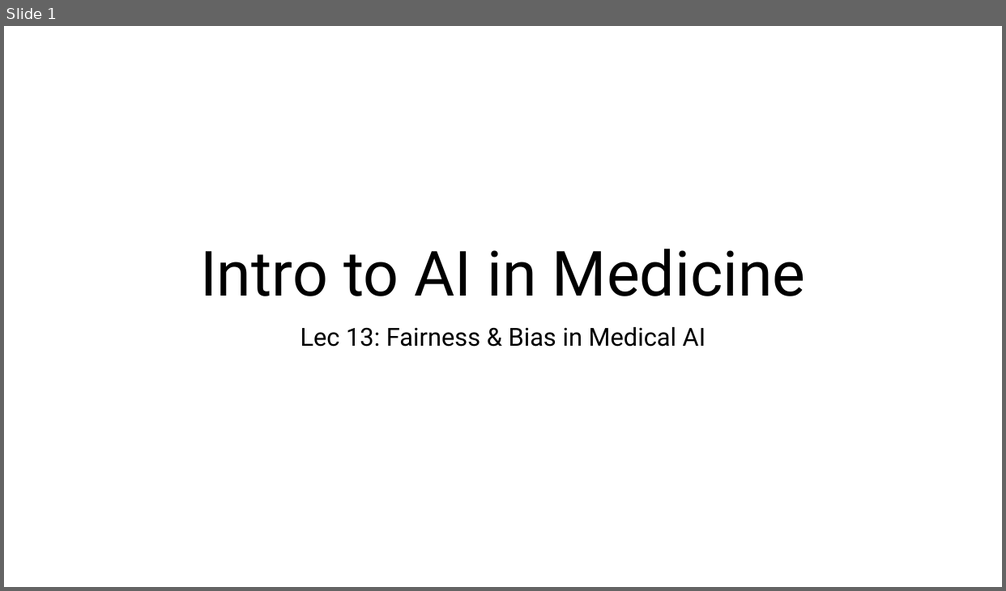
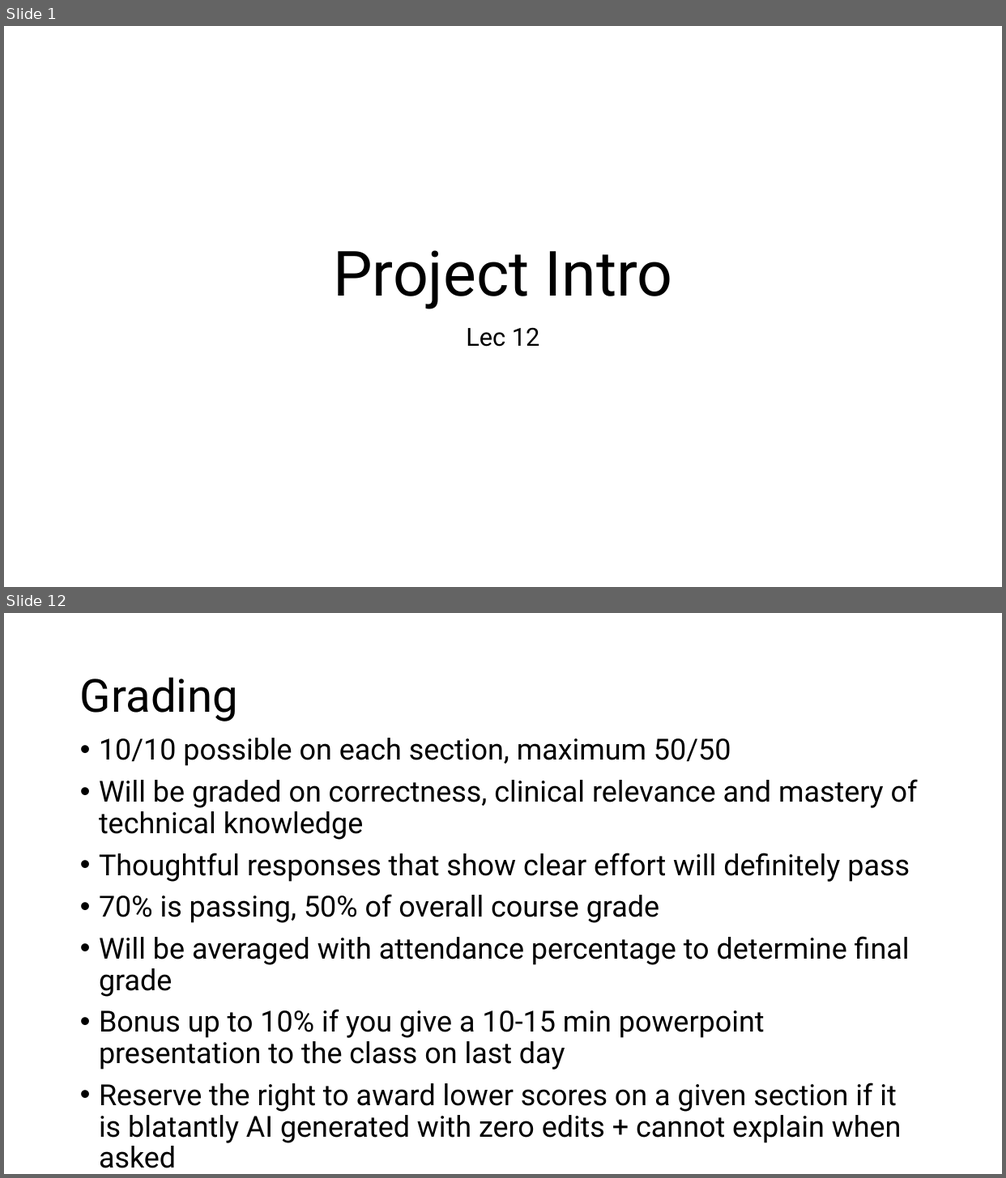
Before and after one commit to slostett/Intro_to_AI_in_Medicine_Course_Materials, a slide deck: Lecture Slides/Lec 13.pptx. Shown one above the other, each under a label of ours: slide 1 before the commit, slides 1 and 12 after it; the slides between them are not shown. The pictures are 1006x591 and 1006x1178 pixels, drawn with LibreOffice and Linux fonts; fonts in the diff are those of the drawing. Boxes give left, top, right and bottom in pixels: in the first picture for what was removed or moved away, otherwise in the second. Text is boxed around its words. In the diff, an @@ line names an element or a change of style, - is before the commit and + after.

```diff
--- a/Lecture Slides/Lec 13.pptx
+++ b/Lecture Slides/Lec 13.pptx
@@ slide 12 added at [4, 613, 1002, 1174], background #FFFFFF @@
@@ title added at [80, 677, 239, 722], 44 pt, text #000000 @@
+Grading
@@ text added at [99, 738, 918, 1144], 28 pt, text #000000 @@
+• 10/10 possible on each section, maximum 50/50
+• Will be graded on correctness, clinical relevance and mastery of technical knowledge
+• Thoughtful responses that show clear effort will definitely pass
+• 70% is passing, 50% of overall course grade
+• Will be averaged with attendance percentage to determine final grade
+• Bonus up to 10% if you give a 10-15 min powerpoint presentation to the class on last day
+• Reserve the right to award lower scores on a given section if it is blatantly AI generated with zero edits + cannot explain when asked
@@ slide 1 changed as well @@
@@ title at [333, 250, 673, 310]: text changed @@
-Intro to AI in Medicine
+Project Intro
@@ subtitle at [466, 327, 540, 347]: text changed @@
-Lec 13: Fairness & Bias in Medical AI
+Lec 12
```
Also in this commit, not shown: 1 other slide changed, 10 other slides added, 27 slides removed, 33 other files.
